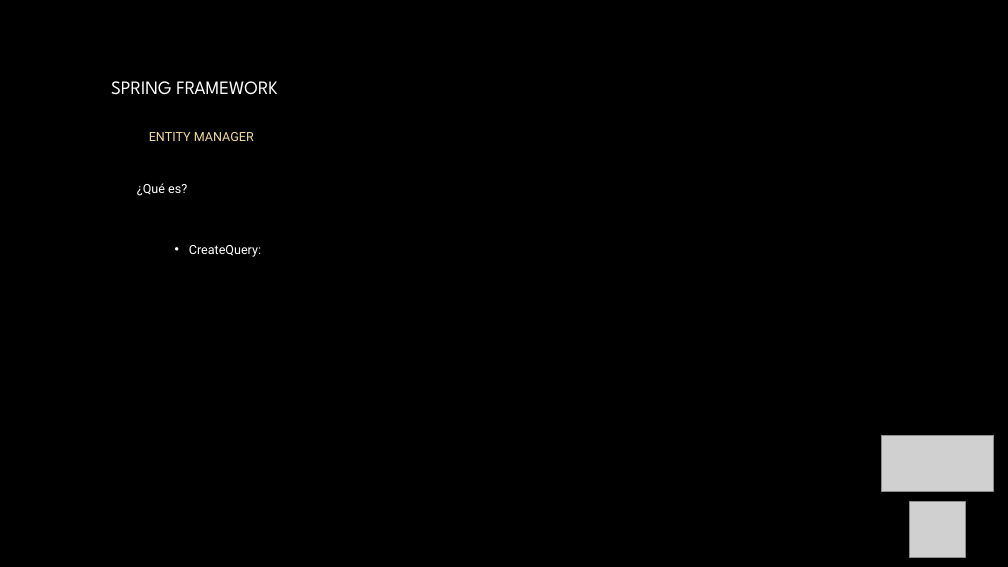
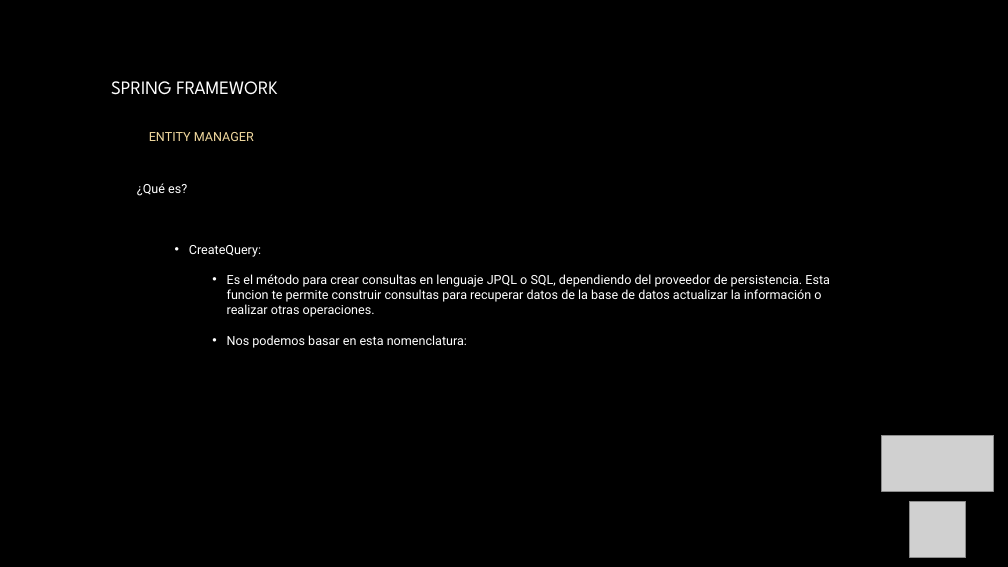
Before and after one commit to AntonioPardoRuiz/cursoSpring, a slide deck: slide 3 of Unidad 9- Spring MVC IV-Entity Manager.pptx. Drawn at 1008x567 pixels with LibreOffice and Linux fonts; fonts in the diff are those of the drawing; grey boxes stand for pictures; background and template pictures are left out. Boxes give left, top, right and bottom in pixels: in the first picture for what was removed or moved away, otherwise in the second. Text is boxed around its words. In the diff, an @@ line names an element or a change of style, - is before the commit and + after.

```diff
--- a/Unidad 9- Spring MVC IV-Entity Manager.pptx
+++ b/Unidad 9- Spring MVC IV-Entity Manager.pptx
@@ text at (x1=227, y1=274, x2=830, y2=348): paragraphs added @@
+      • Es el método para crear consultas en lenguaje JPQL o SQL, dependiendo del proveedor de persistencia. Esta funcion te permite construir consultas para recuperar datos de la base de datos actualizar la información o realizar otras operaciones.
+      • Nos podemos basar en esta nomenclatura:
```
Also in this commit, not shown: 1 other slide changed, 6 slides added, 30 other files.
